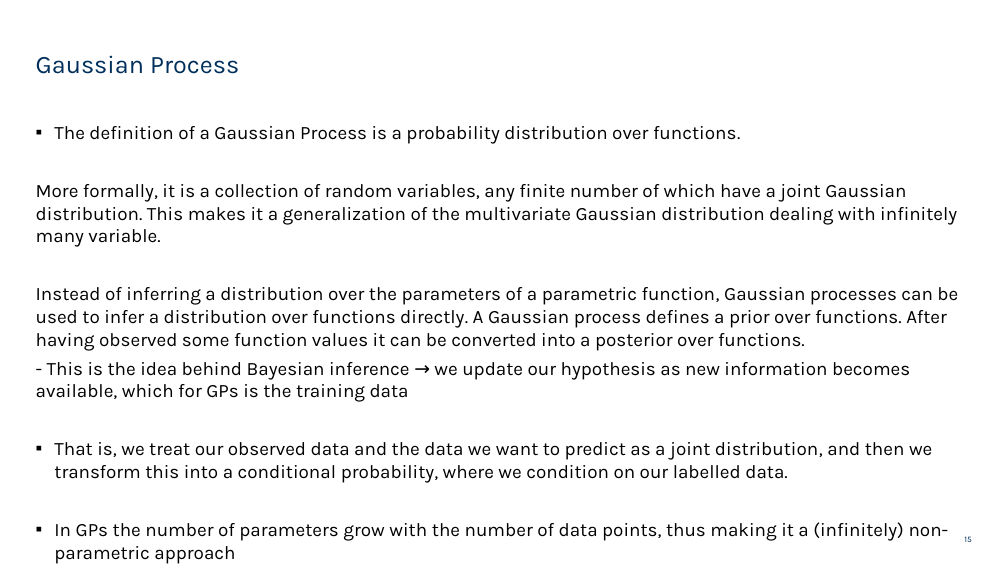
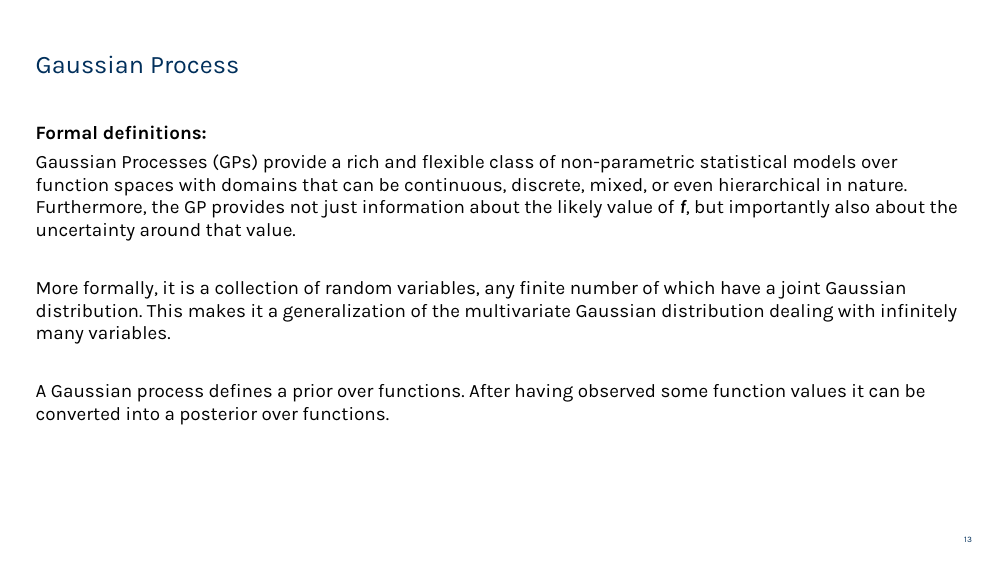
Before and after one commit to holmdk/gaussian_solar_project, a slide deck: slide 13 of presentation/gauss_processes.pptx (slide 15 before the commit). Drawn at 1008x567 pixels with LibreOffice and Linux fonts; fonts in the diff are those of the drawing; background and template pictures are left out. Boxes give left, top, right and bottom in pixels: in the first picture for what was removed or moved away, otherwise in the second. Text is boxed around its words. In the diff, an @@ line names an element or a change of style, - is before the commit and + after.

```diff
--- a/presentation/gauss_processes.pptx
+++ b/presentation/gauss_processes.pptx
@@ text at [36,125,958,425]: text changed @@
-▪ The definition of a Gaussian Process is a probability distribution over functions.
-More formally, it is a collection of random variables, any finite number of which have a joint Gaussian distribution. This makes it a generalization of the multivariate Gaussian distribution dealing with infinitely many variable.
-Instead of inferring a distribution over the parameters of a parametric function, Gaussian processes can be used to infer a distribution over functions directly. A Gaussian process defines a prior over functions. After having observed some function values it can be converted into a posterior over functions.
-- This is the idea behind Bayesian inference → we update our hypothesis as new information becomes available, which for GPs is the training data
-▪ That is, we treat our observed data and the data we want to predict as a joint distribution, and then we transform this into a conditional probability, where we condition on our labelled data.
-▪ In GPs the number of parameters grow with the number of data points, thus making it a (infinitely) non-parametric approach
+Formal definitions:
+Gaussian Processes (GPs) provide a rich and flexible class of non-parametric statistical models over function spaces with domains that can be continuous, discrete, mixed, or even hierarchical in nature. Furthermore, the GP provides not just information about the likely value of f, but importantly also about the uncertainty around that value.
+More formally, it is a collection of random variables, any finite number of which have a joint Gaussian distribution. This makes it a generalization of the multivariate Gaussian distribution dealing with infinitely many variables.
+A Gaussian process defines a prior over functions. After having observed some function values it can be converted into a posterior over functions.
@@ page number at [964,536,972,542]: text changed @@
-15
+13
```
Also in this commit, not shown: 5 other slides changed, 14 slides added, 3 slides removed, 5 other files.
